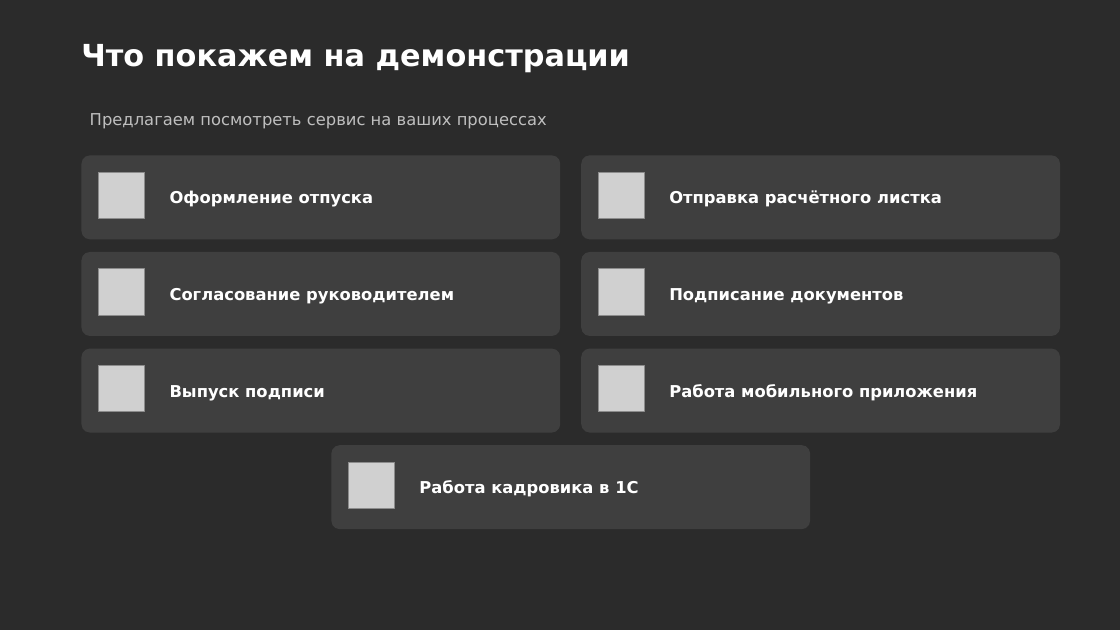
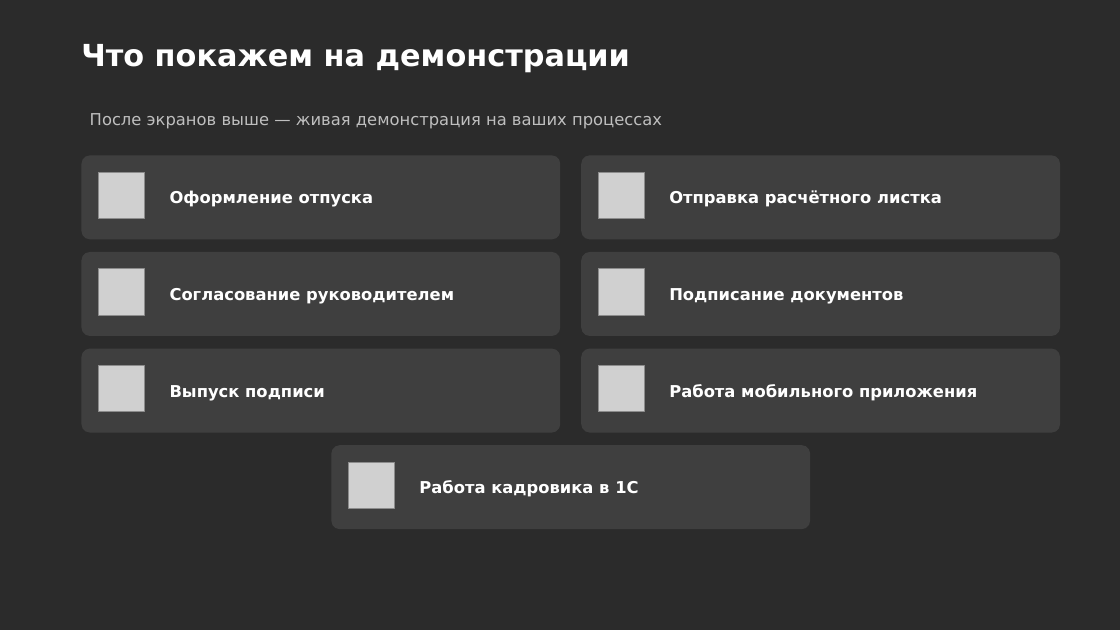
Before and after one commit to daaanilNikonov/for-lisa, a slide deck: slide 16 of presentation/1С_Кабинет_сотрудника_Преддемонстрация.pptx (slide 14 before the commit). Drawn at 1120x630 pixels with LibreOffice and Linux fonts; fonts in the diff are those of the drawing; grey boxes stand for pictures; background and template pictures are left out; a plain dark background stands for a picture behind light text. Boxes give left, top, right and bottom in pixels: in the first picture for what was removed or moved away, otherwise in the second. Text is boxed around its words. In the diff, an @@ line names an element or a change of style, - is before the commit and + after.

```diff
--- a/presentation/1С_Кабинет_сотрудника_Преддемонстрация.pptx
+++ b/presentation/1С_Кабинет_сотрудника_Преддемонстрация.pptx
@@ text at <box>90,113,662,129</box>: text changed @@
-Предлагаем посмотреть сервис на ваших процессах
+После экранов выше — живая демонстрация на ваших процессах
```
Also in this commit, not shown: 2 other slides changed, 2 slides added, 23 other files.
